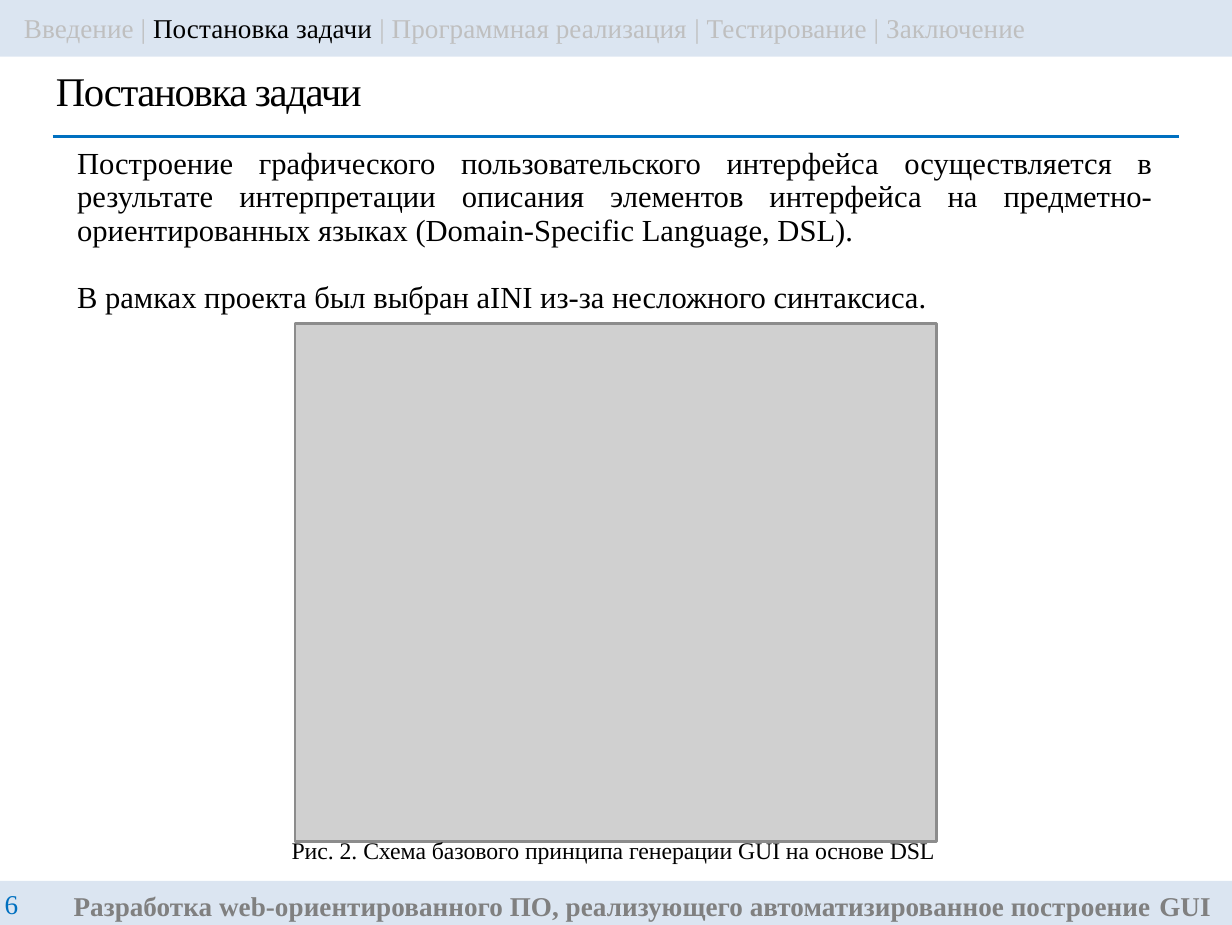
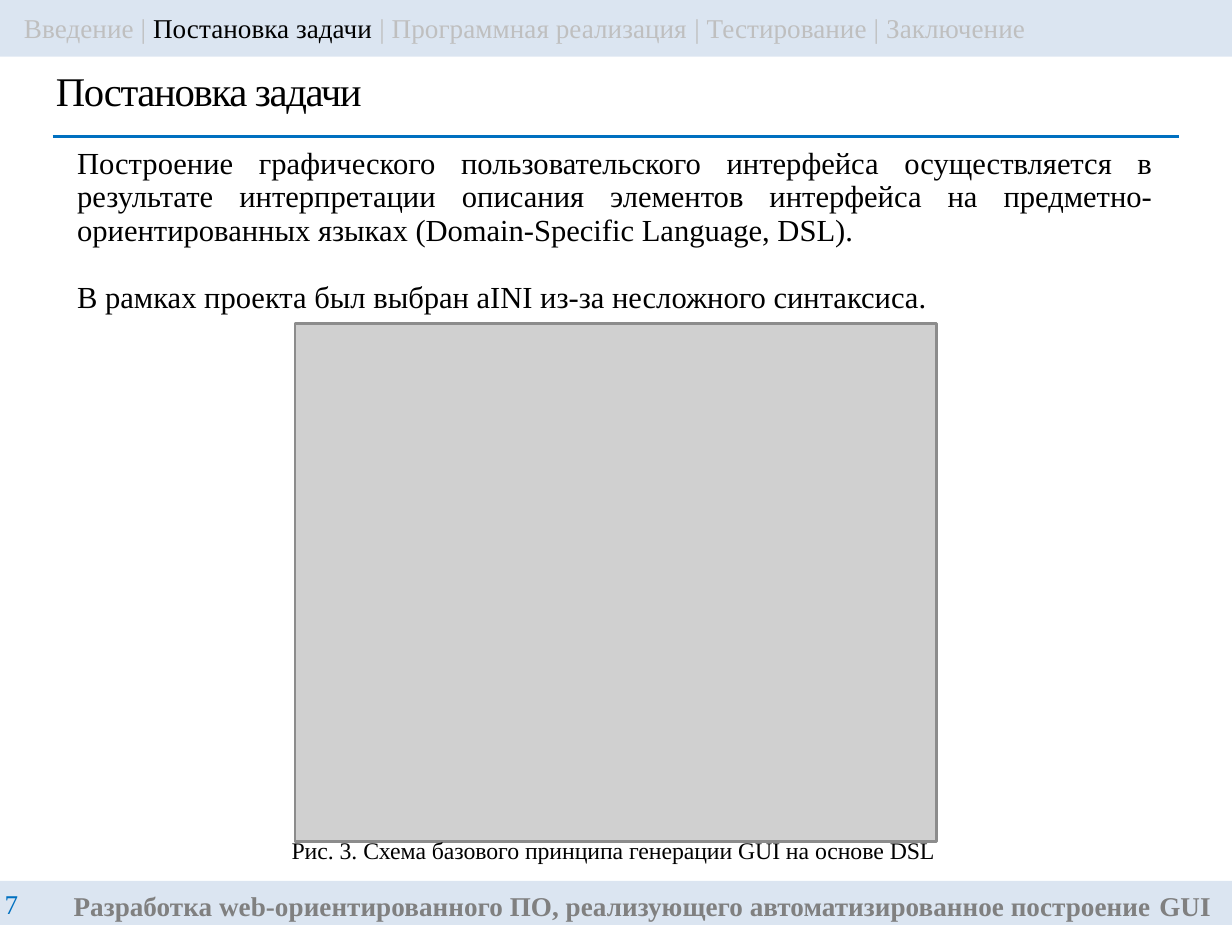
Before and after one commit to ITesserakt/Kodept, a slide deck: slide 7 of 04 - ВКРы/2022-2023 - Разр.библ.функций на языке Python автомат.построения GUI/rndhpc_vkr_pres_gui_2023_83_VasilyanA.pptx (slide 6 before the commit). Drawn at 1232x925 pixels with LibreOffice and Linux fonts; fonts in the diff are those of the drawing; grey boxes stand for pictures. Boxes give left, top, right and bottom in pixels: in the first picture for what was removed or moved away, otherwise in the second. Text is boxed around its words. In the diff, an @@ line names an element or a change of style, - is before the commit and + after.

```diff
--- a/04 - ВКРы/2022-2023 - Разр.библ.функций на языке Python автомат.построения GUI/rndhpc_vkr_pres_gui_2023_83_VasilyanA.pptx
+++ b/04 - ВКРы/2022-2023 - Разр.библ.функций на языке Python автомат.построения GUI/rndhpc_vkr_pres_gui_2023_83_VasilyanA.pptx
@@ text at bbox=[292, 840, 935, 864]: text changed @@
-Рис. 2. Схема базового принципа генерации GUI на основе DSL
+Рис. 3. Схема базового принципа генерации GUI на основе DSL
@@ page number at bbox=[5, 896, 19, 914]: text changed @@
-6
+7
```
Also in this commit, not shown: 6 other slides changed, 1 slide added, 4 other files.
